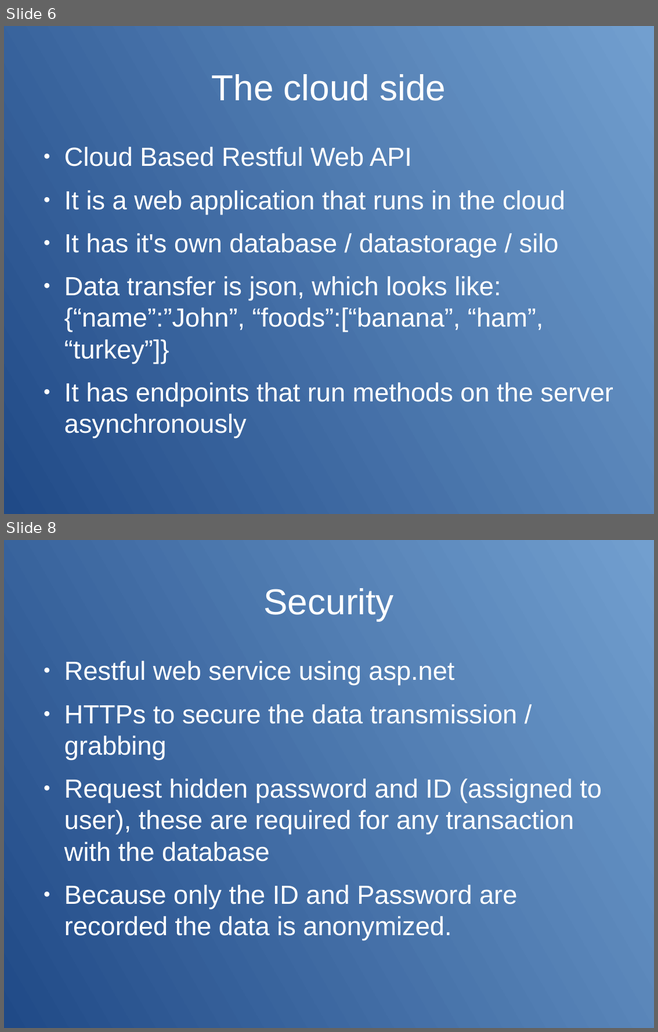
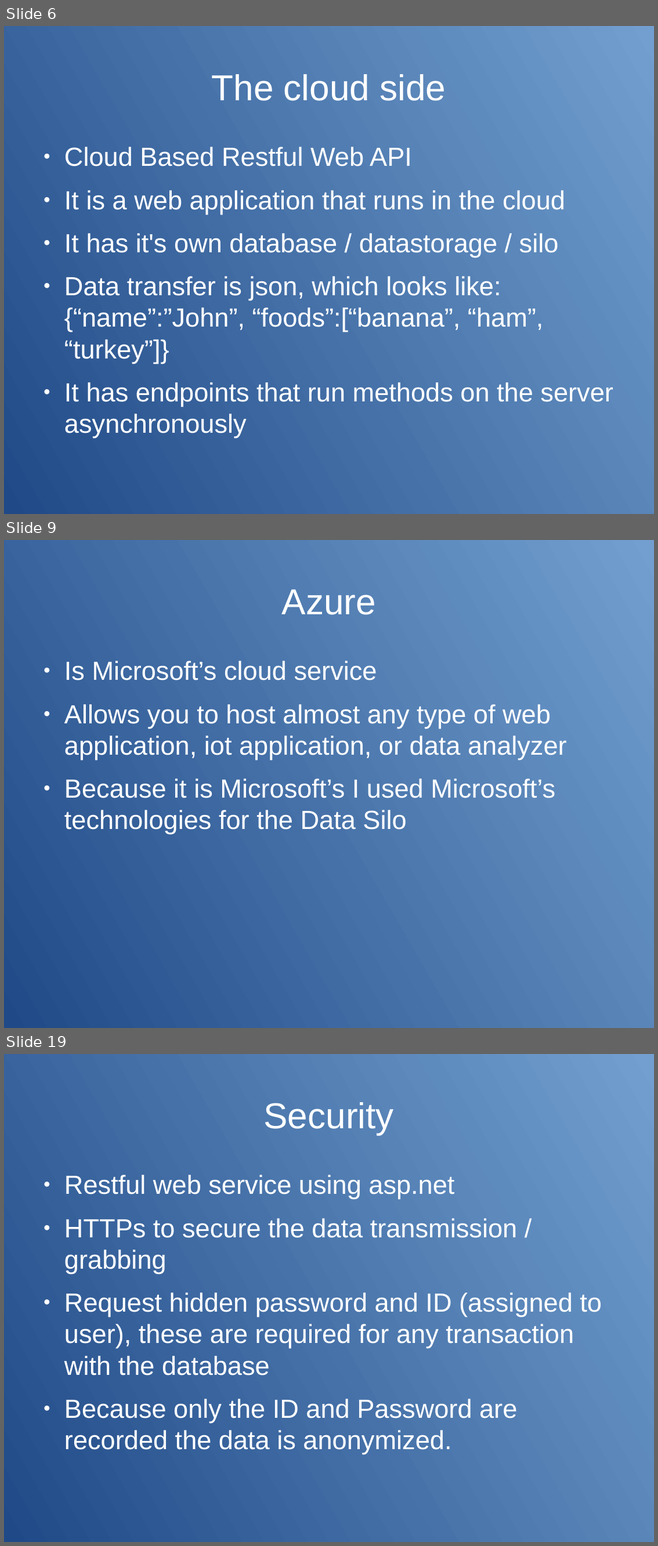
Before and after one commit to james-ehlmann/latech-iot-proof-of-concept, a slide deck: proof-of-concept/documentation/presentation_for_iot.odp. Shown one above the other, each under a label of ours: slides 6 and 8 before the commit, slides 6, 9 and 19 after it; the slides between them are not shown. The pictures are 658x1032 and 658x1546 pixels, drawn with LibreOffice and Linux fonts; fonts in the diff are those of the drawing. Boxes give left, top, right and bottom in pixels: in the first picture for what was removed or moved away, otherwise in the second. Text is boxed around its words. In the diff, an @@ line names an element or a change of style, - is before the commit and + after.

```diff
--- a/proof-of-concept/documentation/presentation_for_iot.odp
+++ b/proof-of-concept/documentation/presentation_for_iot.odp
@@ slide 9 added at bbox=[4, 540, 654, 1028], background gradient #729FCF to #204A87 @@
@@ title added at bbox=[282, 589, 376, 615], 44 pt, text #FFFFFF @@
+Azure
@@ text added at bbox=[64, 661, 567, 834], 32 pt, text #FFFFFF @@
+● Is Microsoft’s cloud service
+● Allows you to host almost any type of web application, iot application, or data analyzer
+● Because it is Microsoft’s I used Microsoft’s technologies for the Data Silo
@@ what was slide 8 is now slide 19 @@
```
Also in this commit, not shown: 1 slide changed, 13 other slides added, 1 slide removed, 2 other files.
